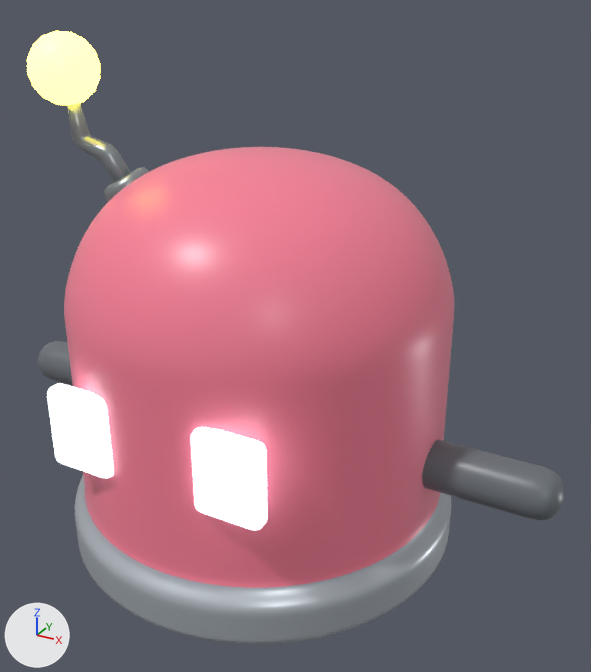
Two versions of the FBX model Assets/Art/3D Resources/Player/up_rigged.fbx, one commit apart.
Rendered twice from a camera (50 mm lens) standing at (2.04, -3.34, 4.99) and looking at (0.19, 0.02, 3.31). Every picture has the same lights, and +X, +Y and +Z are marked at lower left. The first picture is the older version. Where no turn or scale is listed for an object, it has been applied to the vertices.

The first picture shows 'Arm_L', 'Arm_R', 'ImportedLight_AntennaYellowBall', 'ImportedLight_Cylinder.001', 'RobotBody_UpperLower.001', 'UpperEye_L', 'UpperEye_R' and 1 more.
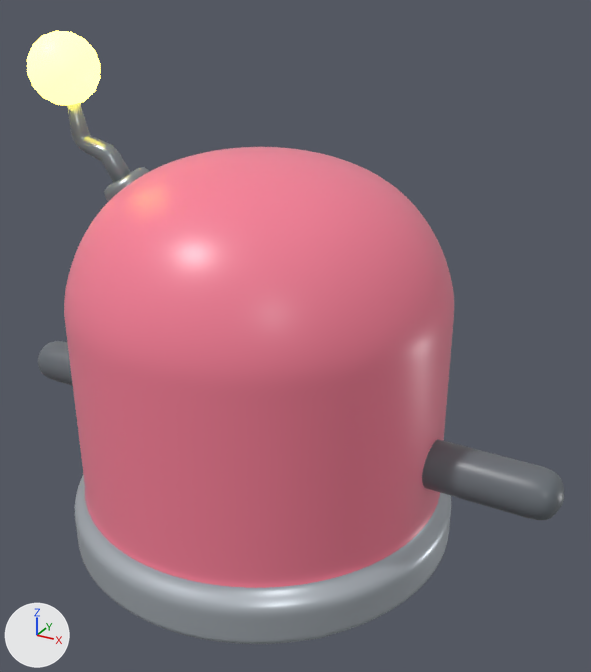
Where the change shows, as pixel boxes [x1, y1, x2, y2] in the pictures (591 x 672 px):
'UpperEye_R', deleted
    before: [191, 427, 268, 530]
'UpperEye_L', deleted
    before: [47, 383, 114, 478]

Patch to the scene script:
```diff
--- a/Assets/Art/3D Resources/Player/up_rigged.fbx.py
+++ b/Assets/Art/3D Resources/Player/up_rigged.fbx.py
@@ ob_uppereye_l @@
-ob_uppereye_l = bpy.data.objects.new('UpperEye_L', me_cube)
-ob_uppereye_l.location = (-0.4, -0.935, 3.08)
@@ ob_uppereye_r @@
-ob_uppereye_r = bpy.data.objects.new('UpperEye_R', me_cube_001)
-ob_uppereye_r.location = (0.4, -0.935, 3.08)
```
